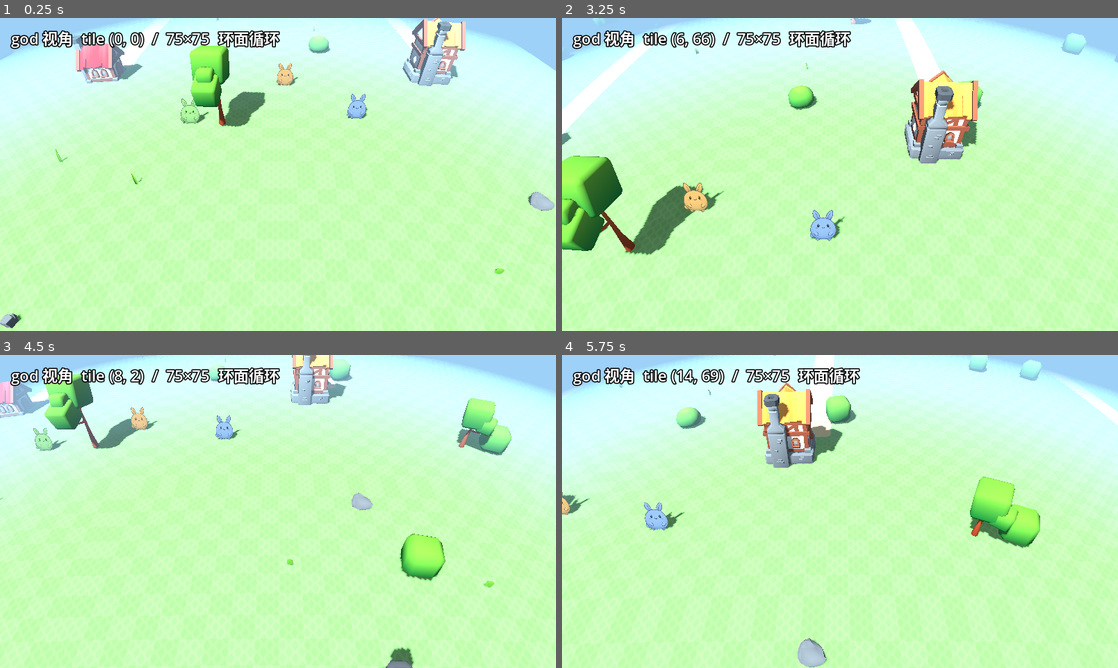
Above: before the commit, frames 1-4 (two rows, left to right).
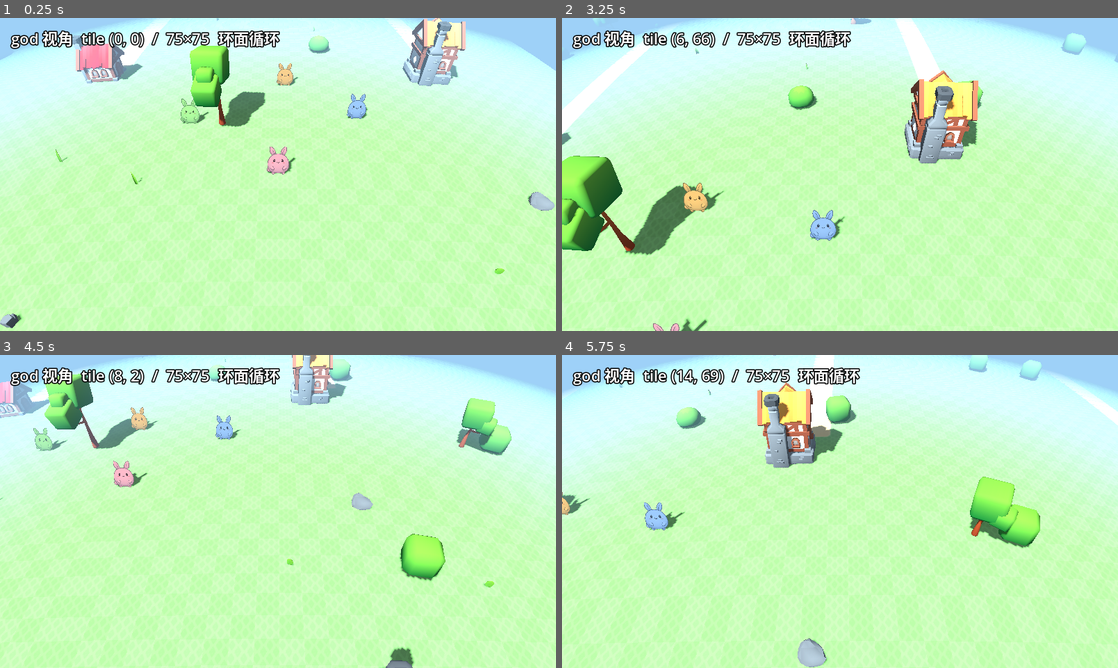
Above: after the commit, the same moments.

Repository: hoveychen/maliang
Game: Godot game, scene res://main.tscn
The game is run twice, just before and just after one commit, with the same random seed, the same clock (stepped at 60 frames per second) and the same inputs.
Inputs (mouse positions are in pixels of both pictures, inside the frame that each line leads up to):
- Up to frame 1 (0.25 s): no input
- Up to frame 2 (3.25 s): tap Enter (ui_accept) at 0.5, 0.77, 2 s; move the mouse to (812, 237) at 0.52 s; hold Up (ui_up) 0.53-1.25 s; click (812, 237) at 0.67 s; drag from (1006, 221) to (812, 237) at 1.27 s; move the mouse to (673, 127) at 2.02 s; hold Left (ui_left) 2.03-2.75 s; drag from (867, 174) to (673, 127) at 2.77 s
- Up to frame 3 (4.5 s): move the mouse to (194, 433) at 3.52 s; hold Down (ui_down) 3.53-4.25 s; tap Enter (ui_accept) at 3.77 s; drag from (400, 495) to (194, 433) at 4.27 s
- Up to frame 4 (5.75 s): tap Enter (ui_accept) at 5 s; move the mouse to (728, 527) at 5.02 s; hold Up (ui_up) from 5.03 s (still down); click (728, 527) at 5.17 s

The runs differ from the first frame. In frame 1, 0.3% of the frame differs, in the area x 48-54%, y 41-50%; in frame 2, 0.2%; in frame 3, 0.3%; in frame 4, nothing differs.

Commit message:
feat(world): 玩家角色实体——粉色占位 critter,环形扫描找空位降生,占用图登记,在线时搬到小神仙旁

Diff:
--- a/scripts/world.gd
+++ b/scripts/world.gd
@@ -15,6 +15,8 @@
 const CAM_EASE := 6.0             ## 视角过渡速度（pitch/dist/focus 一起缓动）
 const PICK_RADIUS_PX := 80.0
 const THINK_TIMEOUT := 40.0       ## 「思考中」最长等待秒数；超时(响应丢失/网络/TLS)自动清除，杜绝永久卡死
+const PLAYER_ID := "player"
+const PLAYER_SPAN := 2            ## 玩家占地（半格数），与 NPC 一致
 
 var focus_logical := Vector2.ZERO ## god 相机在环面上聚焦的逻辑坐标（取代玩家）
 var _cur_pitch := GOD_PITCH_DEG
@@ -31,6 +33,7 @@
 var critter_tex: Texture2D
 var ear_tex: Texture2D
 var npcs: Array = []              ## [{ node:PaperCharacter, logical:Vector2 }]
+var player: Dictionary = {}       ## 玩家角色 { node, logical, id, span }；不进 npcs（拾取/对话只对 NPC）
 var selected: PaperCharacter = null
 var ear_icon: Sprite3D
 var _dragging := false
@@ -77,6 +80,7 @@
 	add_child(chunk_manager)
 	_setup_camera()
 	_setup_npcs()
+	_setup_player()
 	_setup_ear()
 	_setup_hud()
 	_setup_backend()
@@ -174,6 +178,30 @@
 		"loop": true,
 	})
 	_executors.append(ex)
+
+## 玩家角色：占位形象（粉色 critter），后续由 onboarding 生成的形象替换。
+func _setup_player() -> void:
+	var node := PaperCharacter.new()
+	add_child(node)
+	node.setup(critter_tex, Color(1.0, 0.74, 0.80), "我")
+	var spawn := _find_free_spot(focus_logical, PLAYER_SPAN)
+	player = { "node": node, "logical": spawn, "id": PLAYER_ID, "span": PLAYER_SPAN }
+	OccupancyMap.char_register(PLAYER_ID, spawn, PLAYER_SPAN)
+
+## 在 around 附近按环形扫描找可站立空位（不压物件/角色、不在水里）；找不到原样返回。
+func _find_free_spot(around: Vector2, span: int) -> Vector2:
+	for r in range(0, 9):
+		var n_ang := 16 if r > 0 else 1
+		for k in range(n_ang):
+			var ang := float(k) * TAU / float(n_ang)
+			var p := WorldGrid.wrap_pos(around + Vector2(cos(ang), sin(ang)) * float(r))
+			if TerrainMap.tile_type(WorldGrid.to_tile(p)) == TerrainMap.T_WATER:
+				continue
+			var origin := OccupancyMap.footprint_origin(p, span)
+			if OccupancyMap.is_free_rect(origin, span, span) \
+					and OccupancyMap.char_area_free(origin, span, span, PLAYER_ID):
+				return p
+	return around
 
 func _setup_ear() -> void:
 	ear_icon = Sprite3D.new()
@@ -301,14 +329,19 @@
 	# 固定小倾角：随当前相机角度调（站立感 + 面向相机的折中），绕脚底前倾
 	var lean := deg_to_rad((90.0 - _cur_pitch) * SPRITE_LEAN_FACTOR)
 	for n in npcs:
-		var d: Vector2 = WorldGrid.shortest_delta(focus_logical, n["logical"])
-		var node: Node3D = n["node"]
-		# 高度跟随：站上所在 tile 的台阶高度（短 lerp 平滑跨台阶的 2m 跳变）
-		var ty := float(TerrainMap.tile_height(WorldGrid.to_tile(n["logical"]))) * TerrainMap.STEP_HEIGHT
-		var ry := lerpf(float(n.get("ry", ty)), ty, minf(1.0, 12.0 * delta))
-		n["ry"] = ry
-		_place_on_bent_ground(node, Vector3(d.x, ry, d.y))
-		node.rotation = Vector3(-lean, 0.0, 0.0)
+		_place_char(n, lean, delta)
+	if not player.is_empty():
+		_place_char(player, lean, delta)
+
+## 按角色字典的逻辑坐标摆到弯曲地表（含台阶高度跟随，短 lerp 平滑 2m 跳变）。
+func _place_char(n: Dictionary, lean: float, delta: float) -> void:
+	var d: Vector2 = WorldGrid.shortest_delta(focus_logical, n["logical"])
+	var node: Node3D = n["node"]
+	var ty := float(TerrainMap.tile_height(WorldGrid.to_tile(n["logical"]))) * TerrainMap.STEP_HEIGHT
+	var ry := lerpf(float(n.get("ry", ty)), ty, minf(1.0, 12.0 * delta))
+	n["ry"] = ry
+	_place_on_bent_ground(node, Vector3(d.x, ry, d.y))
+	node.rotation = Vector3(-lean, 0.0, 0.0)
 
 ## 把节点放到「弯曲后」的地表位置。与 world_bend.gdshader 同一公式：
 ## 世界空间、以原点（玩家）为中心的水平距离平方下沉（shadow pass 一致，见着色器注释）。
@@ -479,10 +512,14 @@
 	var chars: Array = world.get("characters", [])
 	for c in chars:
 		await _spawn_server_character(c as Dictionary, Vector2.INF)
-	# 相机聚焦到世界中心（小神仙所在）
+	# 玩家搬到小神仙旁边降生，相机跟着玩家过去
 	var fairy := _find_fairy()
 	if not fairy.is_empty():
 		focus_logical = fairy["logical"]
+		if not player.is_empty():
+			var spot := _find_free_spot(WorldGrid.wrap_pos(fairy["logical"] + Vector2(5.0, 3.0)), PLAYER_SPAN)
+			player["logical"] = spot
+			OccupancyMap.char_register(PLAYER_ID, spot, PLAYER_SPAN)
 
 func _find_fairy() -> Dictionary:
 	for n in npcs:
